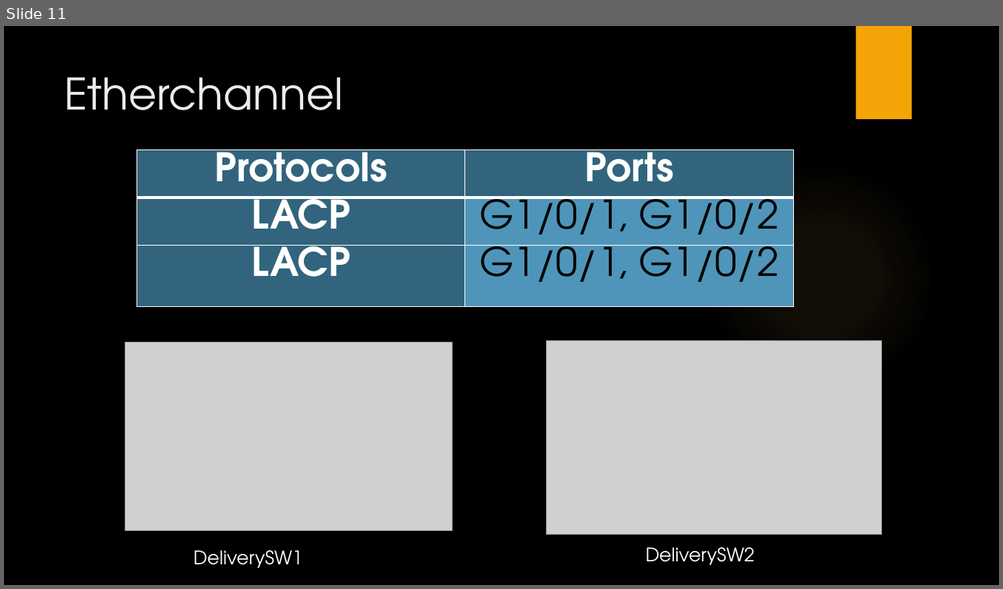
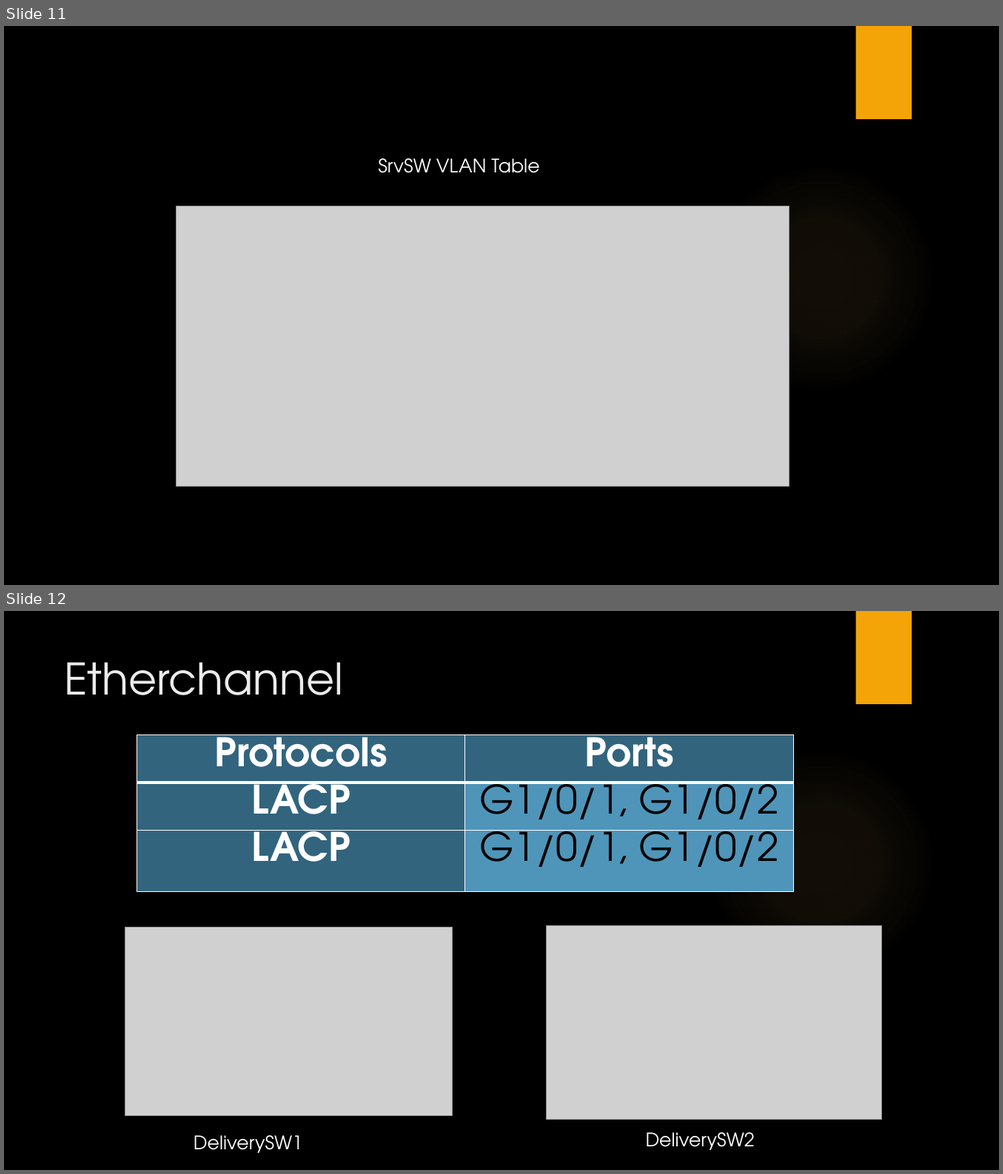
Before and after one commit to LajkaK2006/BorsodNet, a slide deck: BorsodNet.pptx. Shown one above the other, each under a label of ours: slide 11 before the commit, slides 11 and 12 after it. The pictures are 1003x589 and 1003x1174 pixels, drawn with LibreOffice and Linux fonts; fonts in the diff are those of the drawing; grey boxes stand for pictures; background and template pictures are left out. Boxes give left, top, right and bottom in pixels: in the first picture for what was removed or moved away, otherwise in the second. Text is boxed around its words. In the diff, an @@ line names an element or a change of style, - is before the commit and + after.

```diff
--- a/BorsodNet.pptx
+++ b/BorsodNet.pptx
@@ slide 11 added at box(4, 26, 999, 585), background picture (left out); not listed: 2 template elements that a slide beside it also shows @@
@@ text added at box(378, 158, 539, 173), 18 pt, text #FFFFFF @@
+SrvSW VLAN Table
@@ picture added at box(176, 207, 789, 487) @@
@@ what was slide 11 is now slide 12 @@
```
Also in this commit, not shown: 6 slides changed, 4 other slides added, 2 slides removed.
